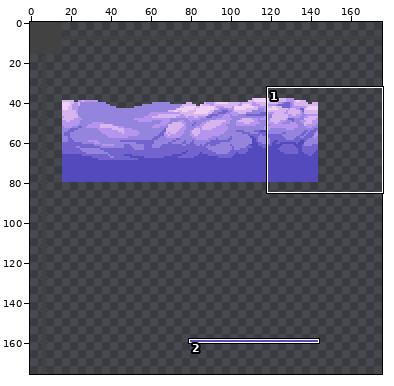
Two states of a pixel-art file, maps/stages/snowy_ov.ase. Above: a wide view before the commit, with the close-up outlined.
Close-up. Before:
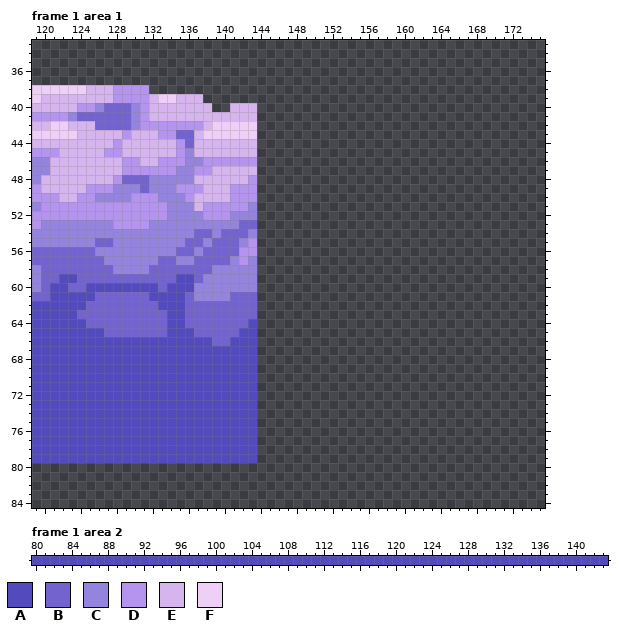
176x176 pixels, 2 frames. Shown: frame 1 area 1: x 119..175, y 33..84; frame 1 area 2: x 80..143, y 159..159.
Visible layers, top first: "Layer 1", "Flattened".
Palette (. is transparent): A #524abd  B #7363ce  C #9484de  D #b594ef  E #d6b5ef  F #efcef7
Pixels before, frame 1 area 1 (only the part around the change), first column x 119:
33 .........................................................
34 .........................................................
35 .........................................................
36 .........................................................
37 .........................................................
38 FFFFFFEEEDDDD............................................
39 FEEEEEEEEDDDDEFFEEE......................................
40 EEEEEDDCBBBCDEEEEEEE..EEE................................
41 DDDDCBBBBBBCDEEEEEEEEEEEE................................
42 EEFFEEEBBBBCDDDDDDDEFFFFF................................
43 FFFFFEEEEEDEEEDDBBEFFFFFF................................
44 EEEEEEEEEDEEEEEEDBEEEEEEE................................
45 DDDEEEEEDDEEEEEEDCEEEEEEE................................
46 CCEEEEEEEEDDEEDDDCCDDDDDD................................
47 CCEEEEEEEEDDDDDDCCDDEEEEE................................
48 CEEEEEEEEDBBBCCCCCEEEEEED................................
49 DEEEEEDDDCCCBCCCDDDEEEDDD................................
50 DDDEEDDCCCCDDDCCCDEEEEDDD................................
51 CDDDDDDDDDDDDDDCCCEDDDDDC................................
52 DDDDDDDDDDDDDDDCCCCDDDCCC................................
53 DCCCCCCCCDDDDCCCCCCCCCCBB................................
54 CCCCCCCCCCCCCCCCCCBBCBBBC................................
55 CCCCCCCBBCCCCCCCCBBCBBBCD................................
56 BBBBBBBCCCCCCCCCBBCBBBBDD................................
57 BBBBBBBBCCCCCCBBCCBBBBCDC................................
58 CBBBBBBBBCCCCBBBBBBBCCCCC................................
59 CBBAABBBBBBBBBBBAABCCCCCC................................
60 CBAABBAAAAAAAABAAACCCCCCC................................
61 BBAAAAABBBBBBAAAABCCCCBBB................................
62 AAAAAABBBBBBBBAAABBBBBBBB................................
63 AAAAABBBBBBBBBBAABBBBBBBB................................
64 AAAAAABBBBBBBBBAABBBBBBBA................................
65 AAAAAAAABBBBBBBAAABBBBBAA................................
66 AAAAAAAAAAAAAAAAAAAABBAAA................................
67 AAAAAAAAAAAAAAAAAAAAAAAAA................................
68 AAAAAAAAAAAAAAAAAAAAAAAAA................................
69 AAAAAAAAAAAAAAAAAAAAAAAAA................................
70 AAAAAAAAAAAAAAAAAAAAAAAAA................................
71 AAAAAAAAAAAAAAAAAAAAAAAAA................................
72 AAAAAAAAAAAAAAAAAAAAAAAAA................................
73 AAAAAAAAAAAAAAAAAAAAAAAAA................................
74 AAAAAAAAAAAAAAAAAAAAAAAAA................................
75 AAAAAAAAAAAAAAAAAAAAAAAAA................................
76 AAAAAAAAAAAAAAAAAAAAAAAAA................................
77 AAAAAAAAAAAAAAAAAAAAAAAAA................................
78 AAAAAAAAAAAAAAAAAAAAAAAAA................................
79 AAAAAAAAAAAAAAAAAAAAAAAAA................................
80 .........................................................
81 .........................................................
82 .........................................................
83 .........................................................
84 .........................................................
Pixels before, frame 1 area 2, first column x 80:
159 AAAAAAAAAAAAAAAAAAAAAAAAAAAAAAAAAAAAAAAAAAAAAAAAAAAAAAAAAAAAAAAA
Now the later version:
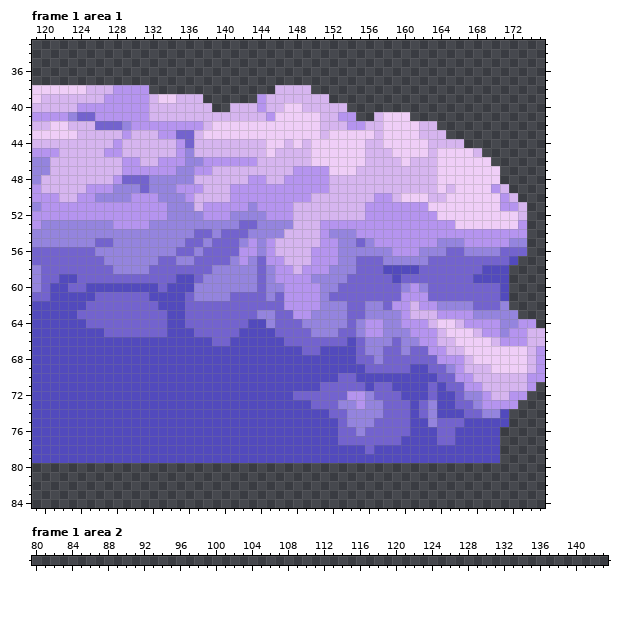
Edits made:
layer "Layer 1" removed
Frame 1 area 1, layer "Flattened":
y 38: x 146..149 .... -> EEEE
y 39: x 127 E -> D; x 144..151 ........ -> DEEEEEEE
y 40: x 126..130 CBBBC -> DDDDD; x 144..153 .......... -> DEEFFEEEEE
y 41: x 126..130 BBBBC -> DDDDD; x 144..154 ........... -> EDFFFFFEEDD; x 157..160 .... -> EFFF
y 42: x 129..130 BC -> CD; x 144..163 .................... -> FFFFFFFEEEDDEEFFFFEE
y 43: x 144..164 ..................... -> FFFFFFFEFFFFFEFFFFEEE
y 44: x 144..166 ....................... -> EFFEFEFFFFFFEEFFFFFEEEE
y 45: x 144..168 ......................... -> EFEEEEFFFFFFEEEFFFFEFFFFE
y 46: x 144..169 .......................... -> EEEEEEFFFFFFEEEEFEEEFFFFFF
y 47: x 144..170 ........................... -> EEEEDDDDFFFEEEEEEEEEFFFFFFF
y 48: x 144..170 ........................... -> DEEDDDDDEEEEEEEEEEEEFFFFFFF
y 49: x 144..171 ............................ -> DDDDDDDDEEEEEEEEEEEEFEFFFFDE
y 50: x 144..172 ............................. -> DDDDDDEEEEEEEDDEFFFEEFFFFFFDE
y 51: x 144..173 .............................. -> DDDDEEEEEEEEDDDDDDDFFFFFFFFDDE
y 52: x 144..173 .............................. -> CDDDEEEEEEEEDDDDDDDDFFFFFFFFFE
y 53: x 144..173 .............................. -> CCCCEEEDDDDDDDDDDDDDDDFFFFFFFD
y 54: x 144..173 .............................. -> CCCEEEEDCCCDDDDDDDDDDDDDDDDDDD
y 55: x 144..173 .............................. -> CDEEEEEDDCCBCDDDDDDDCCCDDDDDCC
y 56: x 144..173 .............................. -> CDEEEEDDDCCCCCCDDDCCCBBCCCCBBB
y 57: x 144..172 ............................. -> BDDEEEDDDCCBBBCCCCCBBBBBBBBBA
y 58: x 144..171 ............................ -> BCDDEDDDCCCBBBAAAABBBBBBBAAA
y 59: x 144..171 ............................ -> BCDDDDCCCCBBBBBABBBBBBBBAAAA
y 60: x 144..171 ............................ -> BCCDDDDCCBBBBBBBCDCBBBBBBBBA
y 61: x 144..171 ............................ -> BCBDDDDCBBBBBBBBDDDBBBBBBBBA
y 62: x 144..171 ............................ -> BBBDDDDCCCBBCCBDDEDDCCCCBBBC
y 63: x 144..172 ............................. -> CCBBDDCCCCBBCCCCDEEEDDDDCCCCC
y 64: x 144..174 ............................... -> ACBBBCCCCCBCDDCCDDDEFFEDDDDCCDD
y 65: x 144..175 ................................ -> AABBBBCCCBBCDDCCCDDDEFFFEDDCDDEE
y 66: x 144..175 ................................ -> AAABBBBBBBABCCCBCCDDEEFFFFEDDDEE
y 67: x 144..175 ................................ -> AAAAABBAAAABCCBBCBBDDEEFFFFFFFED
y 68: x 144..175 ................................ -> AAAAAAAAAAABBCBBBBBBDDDEFFFFFFED
y 69: x 144..175 ................................ -> AAAAAAAAAAAABBBBBAABBCDEEEFFFFED
y 70: x 144..175 ................................ -> AAAAAAAAABBAAAAAAAAABBDDEEEEEEDD
y 71: x 144..174 ............................... -> AAAAAAABBBBBABBAAAABABBDDEEEEED
y 72: x 144..173 .............................. -> AAAABBBBBBDDCBBBAAABAABCCDEEDD
y 73: x 144..172 ............................. -> AAAAAABBBCCDCCBBBABCAABBCDDDD
y 74: x 144..171 ............................ -> AAAAAAAABBCCCCBBBABCAAABBCCA
y 75: x 144..171 ............................ -> AAAAAAAAABCCCBBBBAACBBBAAAAA
y 76: x 144..170 ........................... -> AAAAAAAAABBCBBBBBAAABBAAAAA
y 77: x 144..170 ........................... -> AAAAAAAAABBBBBBBAAAABBAAAAA
y 78: x 144..170 ........................... -> AAAAAAAAAAAABAAAAAAAAAAAAAA
y 79: x 144..170 ........................... -> AAAAAAAAAAAAAAAAAAAAAAAAAAA
Frame 1 area 2:
y 159: x 80..143 AAAAAAAAAAAAAAAAAAAAAAAAAAAAAAAAAAAAAAAAAAAAAAAAAAAAAAAAAAAAAAAA -> ................................................................
Pixel boxes of the changes (left, top, right, bottom) in both close-ups:
added: (257, 85, 545, 463)
changed: (95, 94, 140, 130)
erased: (32, 556, 608, 565)
